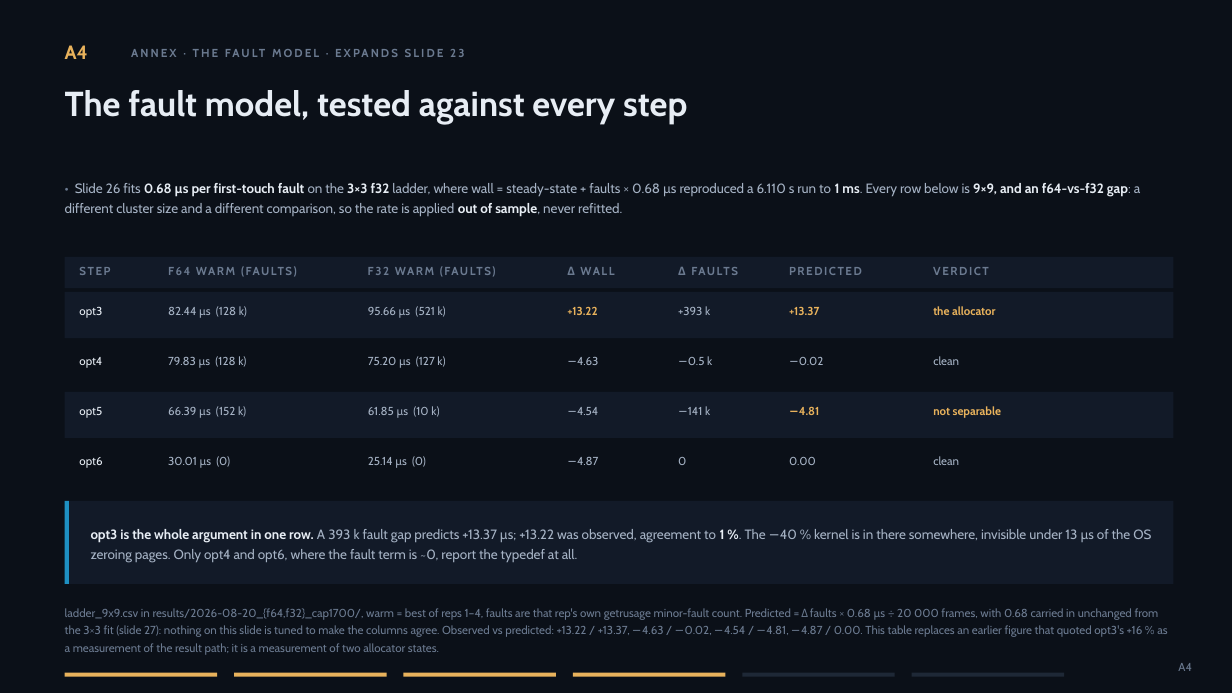
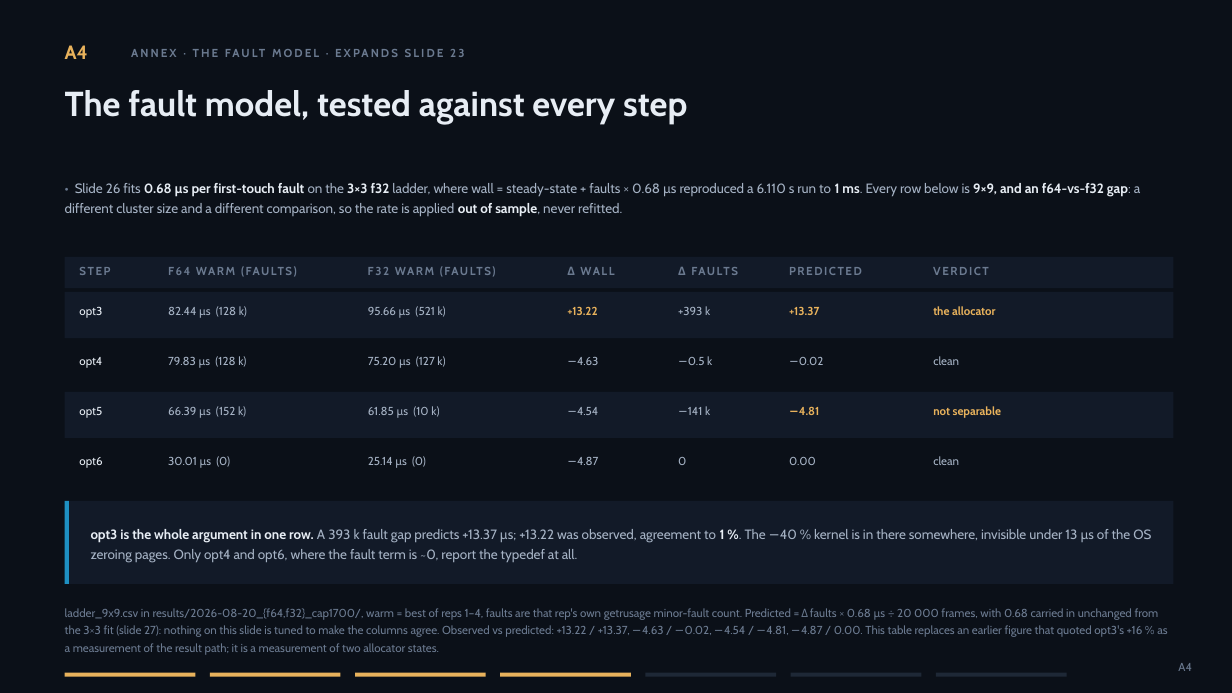
Before and after one commit to slsdetectorgroup/aare, a slide deck: slide 48 of docs/cf_cuda_performance.pptx. Drawn at 1232x693 pixels with LibreOffice and Linux fonts; fonts in the diff are those of the drawing. Boxes give left, top, right and bottom in pixels: in the first picture for what was removed or moved away, otherwise in the second. Text is boxed around its words. In the diff, an @@ line names an element or a change of style, - is before the commit and + after.

```diff
--- a/docs/cf_cuda_performance.pptx
+++ b/docs/cf_cuda_performance.pptx
@@ rectangle: place and size @@
-rectangle at [65, 673, 217, 677]
+rectangle at [65, 673, 195, 677]
@@ rectangle: place and size @@
-rectangle at [234, 673, 386, 677]
+rectangle at [210, 673, 340, 677]
@@ rectangle: place and size @@
-rectangle at [404, 673, 556, 677]
+rectangle at [355, 673, 485, 677]
@@ rectangle: place and size @@
-rectangle at [573, 673, 726, 677]
+rectangle at [500, 673, 630, 677]
@@ rectangle added at [646, 673, 776, 677], fill #1E2836 @@
@@ rectangle: place and size @@
-rectangle at [742, 673, 895, 677]
+rectangle at [791, 673, 921, 677]
@@ rectangle: place and size @@
-rectangle at [912, 673, 1065, 677]
+rectangle at [936, 673, 1067, 677]
```
Also in this commit, not shown: 12 other slides changed, 2 slides added, 21 other files.
